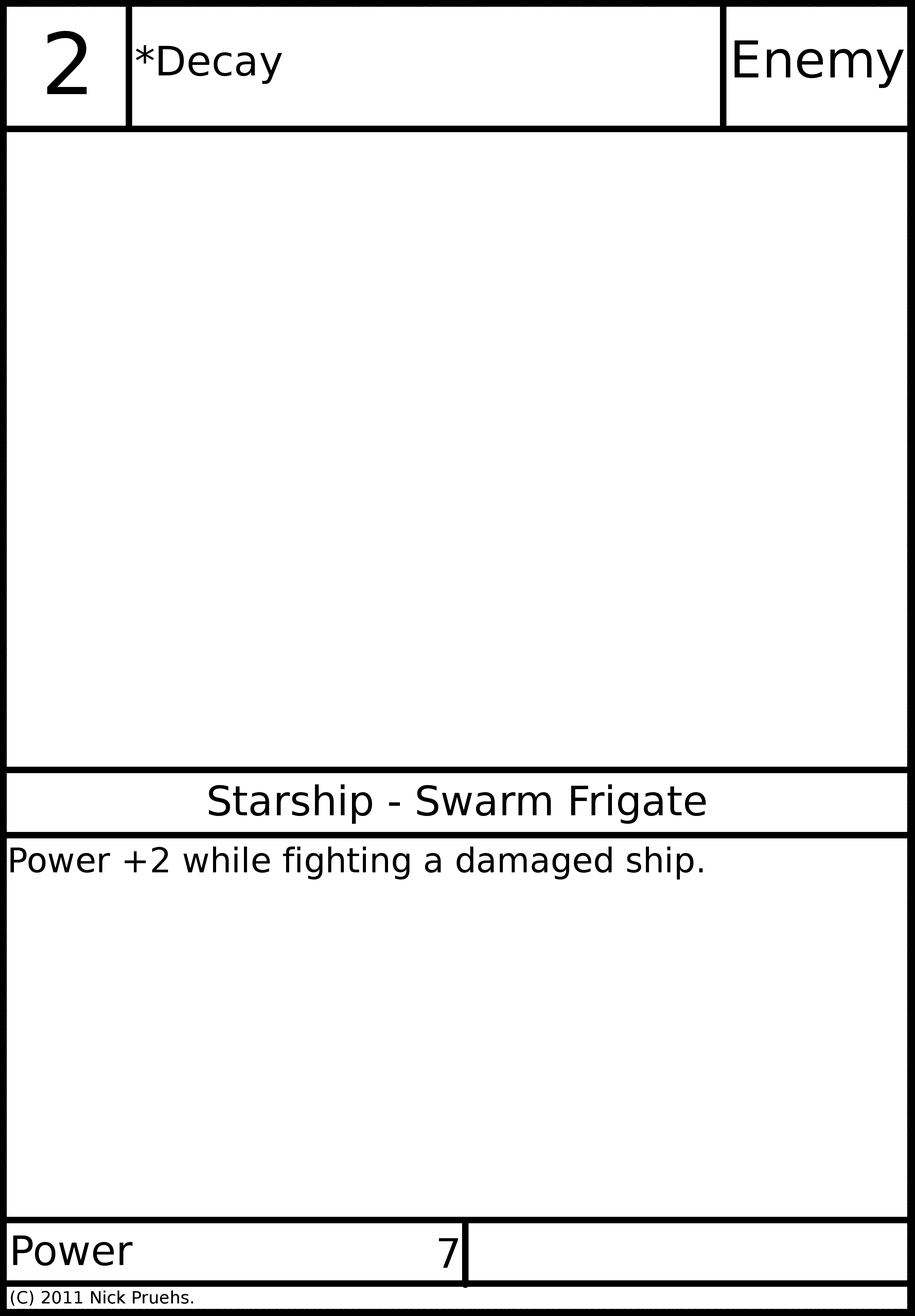
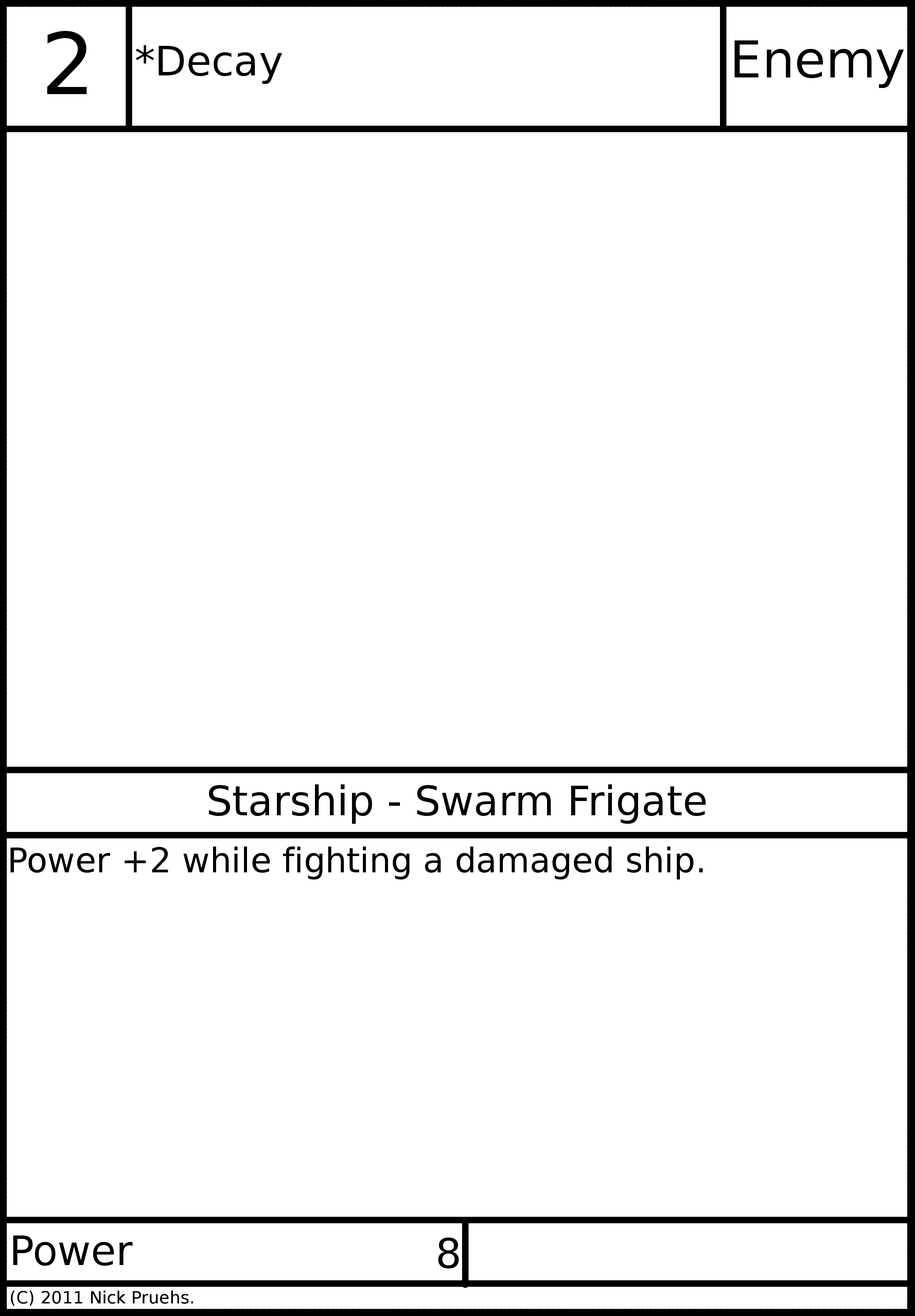
Before/after of a 915 × 1316 layered artwork. What changed in the layer stack:
painted on "Power Value" over [438, 1237, 459, 1269]
